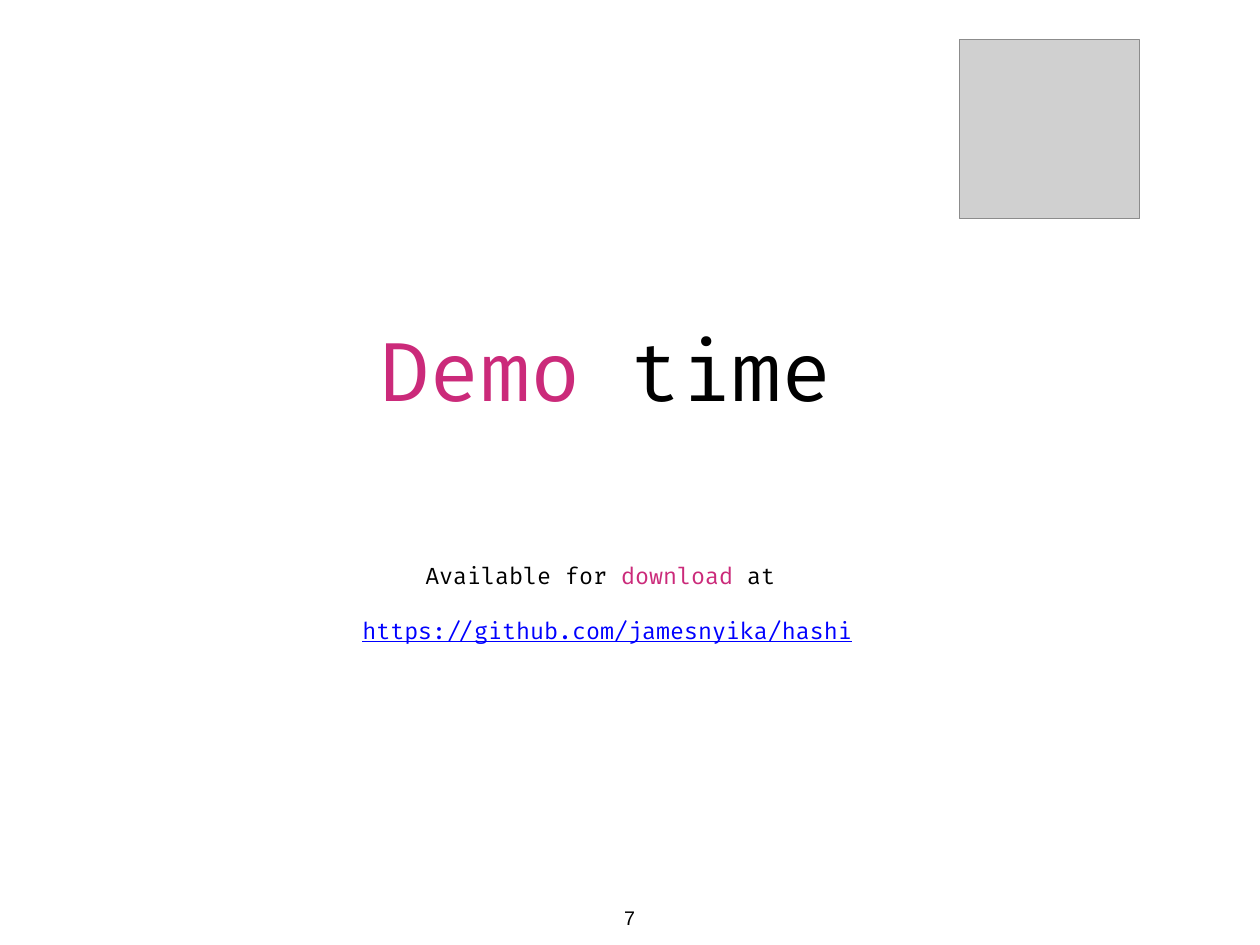
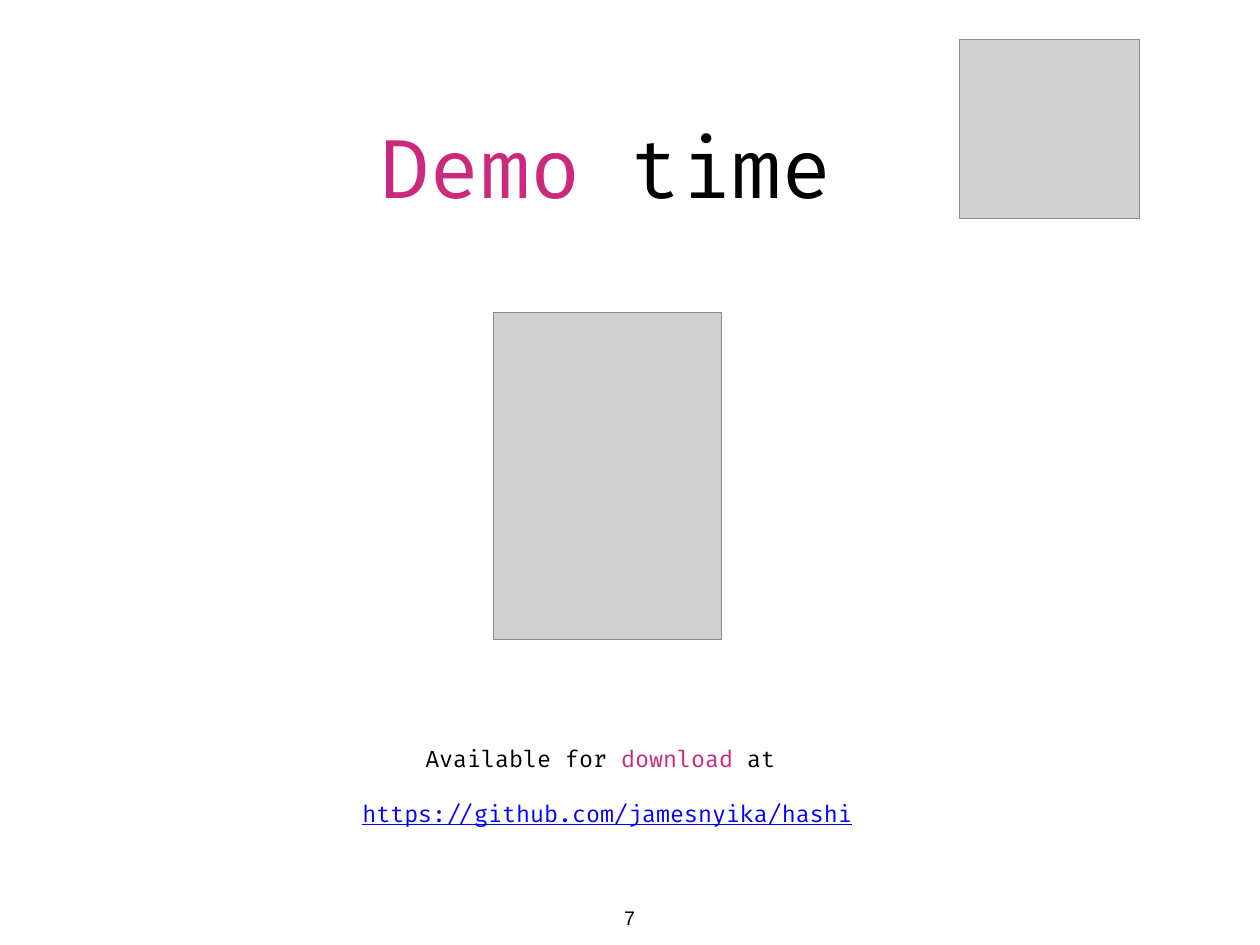
Before and after one commit to jamesnyika/hashi, a slide deck: slide 7 of presentation/RapidConsul.pptx. Drawn at 1260x945 pixels with LibreOffice and Linux fonts; fonts in the diff are those of the drawing; grey boxes stand for pictures. Boxes give left, top, right and bottom in pixels: in the first picture for what was removed or moved away, otherwise in the second. Text is boxed around its words. In the diff, an @@ line names an element or a change of style, - is before the commit and + after.

```diff
--- a/presentation/RapidConsul.pptx
+++ b/presentation/RapidConsul.pptx
@@ text "Demo time": place and size @@
-text "Demo time" at [380,336,832,402]
+text "Demo time" at [380,133,832,199]
@@ picture added at [494,313,721,640] @@
@@ text "Available for download at": place and size @@
-text "Available for download at" at [362,566,852,644]
+text "Available for download at" at [362,749,852,827]
```
Also in this commit, not shown: 1 other slide changed, 5 other files.
